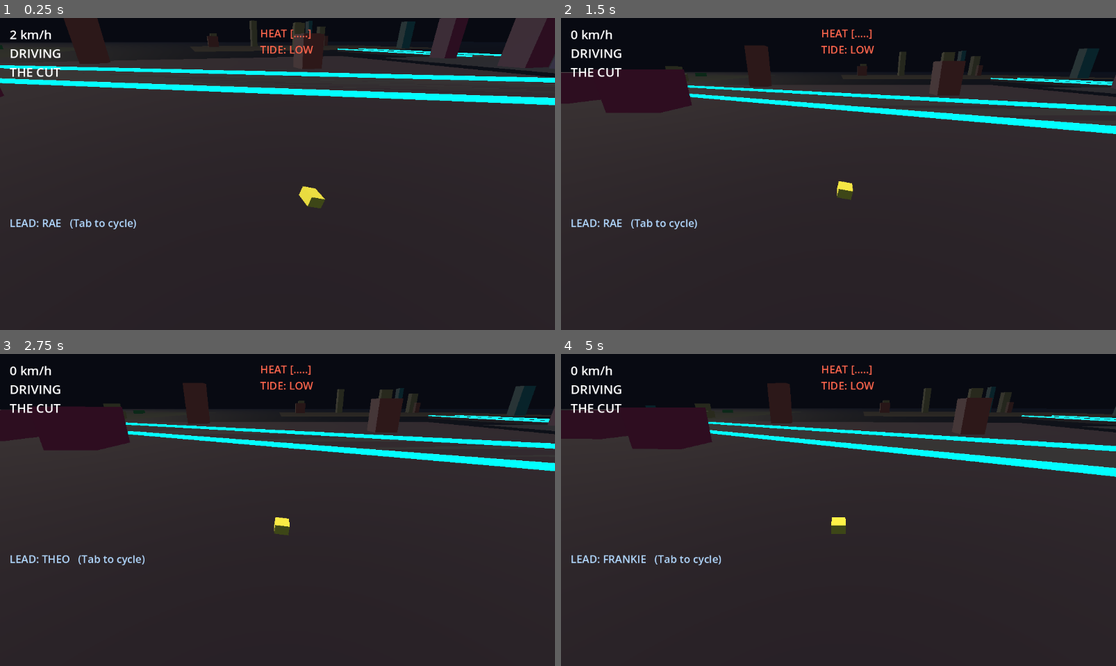
Above: before the commit, frames 1-4 (two rows, left to right).
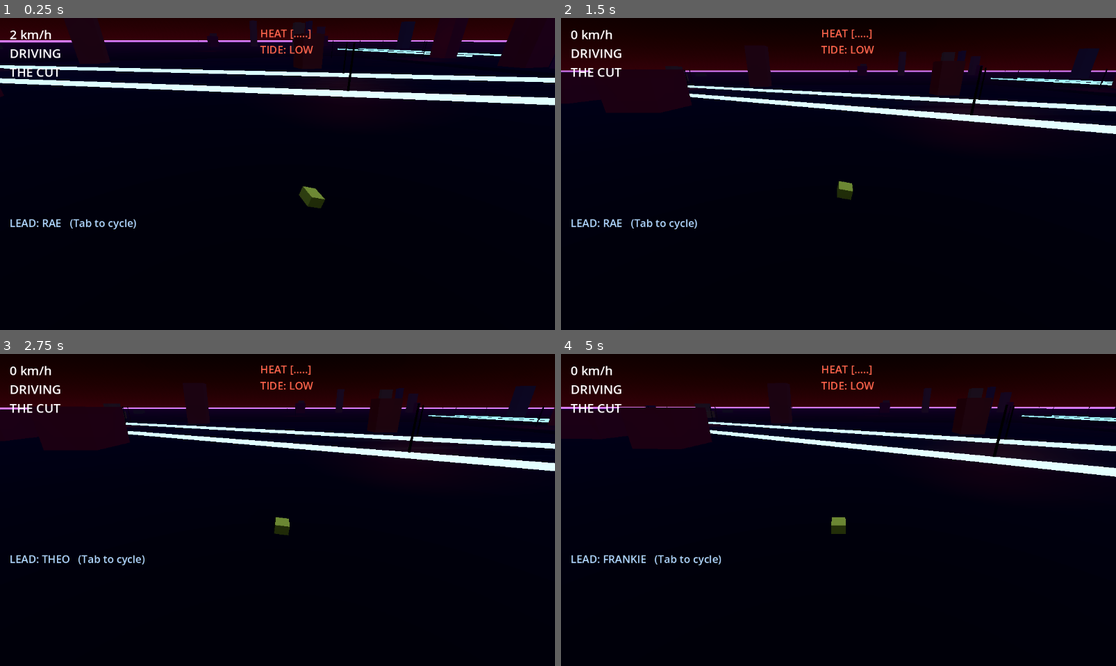
Above: after the commit, the same moments.

Repository: jaimepescht5-svg/Ge-te-Ay
Game: Godot game, scene res://Main.tscn
Two runs of this game, one before a commit and one after it. Both use one fixed random seed, a clock stepped at 60 frames per second and the inputs below.
Inputs:
- Up to frame 1 (0.25 s): no input
- Up to frame 2 (1.5 s): hold D (steer_right) 0.53-1.28 s; hold Shift (run) 0.53-1.28 s; hold S (brake) from 1.28 s (still down); tap F (shoot) at 1.35 s
- Up to frame 3 (2.75 s): release S (brake) at 2.03 s; hold D (steer_right) from 2.03 s (still down); tap Tab (switch_lead) at 2.1 s
- Up to frame 4 (5 s): release D (steer_right) at 2.78 s; hold W (accel) 2.78-3.53 s; tap Shift (run) at 2.85 s; hold A (steer_left) from 3.53 s (still down); tap F (shoot) at 3.6 s; tap Tab (switch_lead) at 4.35 s

The runs differ from the first frame. In frame 1, 95% of the frame differs, in the area x 0-100%, y 0-100%; in frame 2, 84%; in frame 3, 84%; in frame 4, 84%.

Commit message:
feat: sky + day/night cycle (procedural sky, sun/moon, streetlights, post-fx)
Co-Authored-By: Claude Sonnet 4.6 <noreply@anthropic.com>
Claude-Session: https://claude.ai/code/session_01HPYJRFLhoG3ztUohMaskrx

Diff:
--- a/prototype/neon-delta-slice/scripts/main.gd
+++ b/prototype/neon-delta-slice/scripts/main.gd
@@ -43,6 +43,7 @@
 ]
 
 const TIDE_PERIOD := 120.0   # seconds for a full low->high->low tide cycle
+const DAY_SECONDS := 240.0   # seconds for a full sun->moon->sun day/night cycle
 
 # Half-width of the building-free road corridor carved along the waypoint tour,
 # so the whole world stays drivable however the districts pack in. Generous so a
@@ -127,6 +128,16 @@
 var tide_level := 0.0
 var flood_entries: Array = []   # {mesh: MeshInstance3D, flood: String}
 
+# sky / day-night
+var env: Environment
+var sun: DirectionalLight3D
+var moon: DirectionalLight3D
+var sky_mat: ProceduralSkyMaterial
+var day_time := 0.0          # phase within DAY_SECONDS
+var sun_elev := 1.0          # -1..1, 1 = noon
+var streetlights: Array = [] # OmniLight3D nodes that auto-toggle at night
+var mat_cache: Dictionary = {}   # color-int -> StandardMaterial3D (shared mats)
+
 # heat / pursuers
 var heat := 0.0
 var heat_peak := 0.0
@@ -187,25 +198,174 @@
 func _hex(h: int) -> Color:
 	return Color(((h >> 16) & 0xff) / 255.0, ((h >> 8) & 0xff) / 255.0, (h & 0xff) / 255.0)
 
+# Shared emissive/plain material cache keyed by color int + emission flag, to keep
+# the material count down across the many procedural meshes we spawn.
+func _mat(h: int, emit: bool = false, emit_energy: float = 1.0) -> StandardMaterial3D:
+	var key := h * 10 + (1 if emit else 0)
+	if mat_cache.has(key):
+		return mat_cache[key]
+	var m := StandardMaterial3D.new()
+	var c := _hex(h)
+	m.albedo_color = c
+	if emit:
+		m.emission_enabled = true
+		m.emission = c
+		m.emission_energy_multiplier = emit_energy
+	mat_cache[key] = m
+	return m
+
 # ----------------------------------------------------------------- world build
 func _build_environment() -> void:
-	var env := WorldEnvironment.new()
+	var headless := DisplayServer.get_name() == "headless"
+	var we := WorldEnvironment.new()
 	var e := Environment.new()
-	e.background_mode = Environment.BG_COLOR
-	e.background_color = Color(0.03, 0.04, 0.07)
-	e.ambient_light_source = Environment.AMBIENT_SOURCE_COLOR
+	env = e
+
+	# --- procedural sky (synthwave golden-hour-into-violet) ---
+	sky_mat = ProceduralSkyMaterial.new()
+	sky_mat.sky_top_color = _hex(0x1a1140)
+	sky_mat.sky_horizon_color = _hex(0xff7b00)
+	sky_mat.ground_horizon_color = _hex(0xb967ff)
+	sky_mat.ground_bottom_color = _hex(0x0d0d14)
+	sky_mat.sky_energy_multiplier = 1.0
+	var sky := Sky.new()
+	sky.sky_material = sky_mat
+	e.background_mode = Environment.BG_SKY
+	e.sky = sky
+
+	e.ambient_light_source = Environment.AMBIENT_SOURCE_SKY
 	e.ambient_light_color = Color(0.30, 0.34, 0.46)
 	e.ambient_light_energy = 0.65
+	e.ambient_light_sky_contribution = 0.4
+
 	e.fog_enabled = true
-	e.fog_light_color = Color(0.05, 0.07, 0.12)
-	e.fog_density = 0.0012
-	env.environment = e
-	add_child(env)
-	var sun := DirectionalLight3D.new()
+	e.fog_light_color = Color(0.20, 0.14, 0.28)
+	e.fog_density = 0.0016
+
+	# tone mapping
+	e.tonemap_mode = Environment.TONE_MAPPER_ACES
+	e.tonemap_exposure = 1.0
+
+	# glow / bloom
+	e.glow_enabled = true
+	e.glow_intensity = 0.4
+	e.glow_bloom = 0.1
+	e.glow_strength = 1.0
+
+	# SSAO (cheap-ish, render-only)
+	if not headless:
+		e.ssao_enabled = true
+		e.ssao_radius = 2.0
+		e.ssao_intensity = 1.5
+		# SDFGI crashes headless; render-only and only on a compatible renderer
+		e.sdfgi_enabled = true
+		e.sdfgi_cascades = 4
+
+	we.environment = e
+	add_child(we)
+
+	# --- sun ---
+	sun = DirectionalLight3D.new()
 	sun.rotation_degrees = Vector3(-58, -42, 0)
-	sun.light_energy = 1.1
-	sun.light_color = Color(1.0, 0.93, 0.82)
+	sun.light_energy = 1.2
+	sun.light_color = Color(1.0, 0.88, 0.70)
+	if not headless:
+		sun.shadow_enabled = true
 	add_child(sun)
+
+	# --- moon (dimmer, bluish, roughly opposite) ---
+	moon = DirectionalLight3D.new()
+	moon.rotation_degrees = Vector3(-122, -42, 0)
+	moon.light_energy = 0.0
+	moon.light_color = Color(0.55, 0.66, 1.0)
+	add_child(moon)
+
+	_build_streetlights()
+	_update_day_night(0.0)
+
+# Warm orange OmniLights at district corners and along causeways. They glow at
+# night and switch off in daylight (driven by _update_day_night).
+func _build_streetlights() -> void:
+	# district corners
+	for d in DISTRICTS:
+		var hw: float = d["w"] * 0.5 - 12.0
+		var hd: float = d["d"] * 0.5 - 12.0
+		var cx: float = d["cx"]
+		var cz: float = d["cz"]
+		for sx in [-1.0, 1.0]:
+			for sz in [-1.0, 1.0]:
+				_add_streetlight(Vector3(cx + sx * hw, 7.0, cz + sz * hd))
+	# causeway edges (a couple per causeway)
+	for c in CAUSEWAYS:
+		var a := Vector2(c["ax"], c["az"])
+		var b := Vector2(c["bx"], c["bz"])
+		var hwc: float = c["hw"]
+		var dir := (b - a).normalized()
+		var perp := Vector2(-dir.y, dir.x)
+		for t in [0.25, 0.75]:
+			var m := a.lerp(b, t)
+			_add_streetlight(Vector3(m.x + perp.x * hwc, 7.0, m.y + perp.y * hwc))
+			_add_streetlight(Vector3(m.x - perp.x * hwc, 7.0, m.y - perp.y * hwc))
+
+func _add_streetlight(pos: Vector3) -> void:
+	# pole
+	var pole := MeshInstance3D.new()
+	var pm := CylinderMesh.new()
+	pm.top_radius = 0.12
+	pm.bottom_radius = 0.18
+	pm.height = 7.0
+	pole.mesh = pm
+	pole.material_override = _mat(0x2a2a30)
+	pole.position = pos - Vector3(0, 3.5, 0)
+	add_child(pole)
+	# lamp
+	var light := OmniLight3D.new()
+	light.light_color = _hex(0xf97316)
+	light.light_energy = 4.0
+	light.omni_range = 22.0
+	light.position = pos
+	light.visible = false
+	add_child(light)
+	streetlights.append(light)
+
+# Advance the day/night cycle. In selfcheck we freeze at golden hour for a nice
+# clip; otherwise the sun & moon sweep across DAY_SECONDS.
+func _update_day_night(delta: float) -> void:
+	if mode == "selfcheck":
+		day_time = DAY_SECONDS * 0.12   # frozen golden hour (low warm sun)
+	else:
+		day_time = fmod(day_time + delta, DAY_SECONDS)
+	var phase := day_time / DAY_SECONDS         # 0..1
+	# sun elevation: sin curve, +1 noon, -1 midnight, phase 0 = dawn
+	sun_elev = sin((phase - 0.25) * TAU)
+	# rotate the sun: -90deg at dawn rising to overhead at noon
+	var sun_pitch := -sun_elev * 80.0
+	sun.rotation_degrees = Vector3(sun_pitch, -42.0, 0.0)
+	moon.rotation_degrees = Vector3(sun_pitch + 180.0, -42.0, 0.0)
+
+	var day := clampf(sun_elev, 0.0, 1.0)        # 0 night, 1 full day
+	var night := 1.0 - day
+	sun.light_energy = lerpf(0.0, 1.3, day)
+	moon.light_energy = lerpf(0.0, 0.35, night)
+
+	# warmer at low sun (golden hour), whiter at noon
+	var golden := clampf(1.0 - absf(sun_elev - 0.2) * 2.5, 0.0, 1.0)
+	sun.light_color = Color(1.0, 0.93, 0.78).lerp(Color(1.0, 0.62, 0.35), golden)
+
+	# ambient + fog tie to elevation
+	if env != null:
+		env.ambient_light_energy = lerpf(0.18, 0.85, day)
+		env.fog_density = lerpf(0.0042, 0.0012, day)
+		env.fog_light_color = _hex(0x231030).lerp(_hex(0x4a3a30), day)
+		if sky_mat != null:
+			sky_mat.sky_energy_multiplier = lerpf(0.25, 1.1, day)
+			sky_mat.sky_horizon_color = _hex(0xff2a6d).lerp(_hex(0xff9b3a), day)
+			sky_mat.sky_top_color = _hex(0x0a0820).lerp(_hex(0x2a3aa0), day)
+
+	# streetlights on at night
+	var lights_on := sun_elev < 0.15
+	for l in streetlights:
+		l.visible = lights_on
 
 func _build_sea() -> void:
 	# a big dark plane under everything — the delta water the city floods into.
@@ -583,6 +743,7 @@
 func _physics_process(delta: float) -> void:
 	sim_time += delta
 	_update_tide(delta)
+	_update_day_night(delta)
 	if in_car:
 		_car_physics(delta)
 	else:
